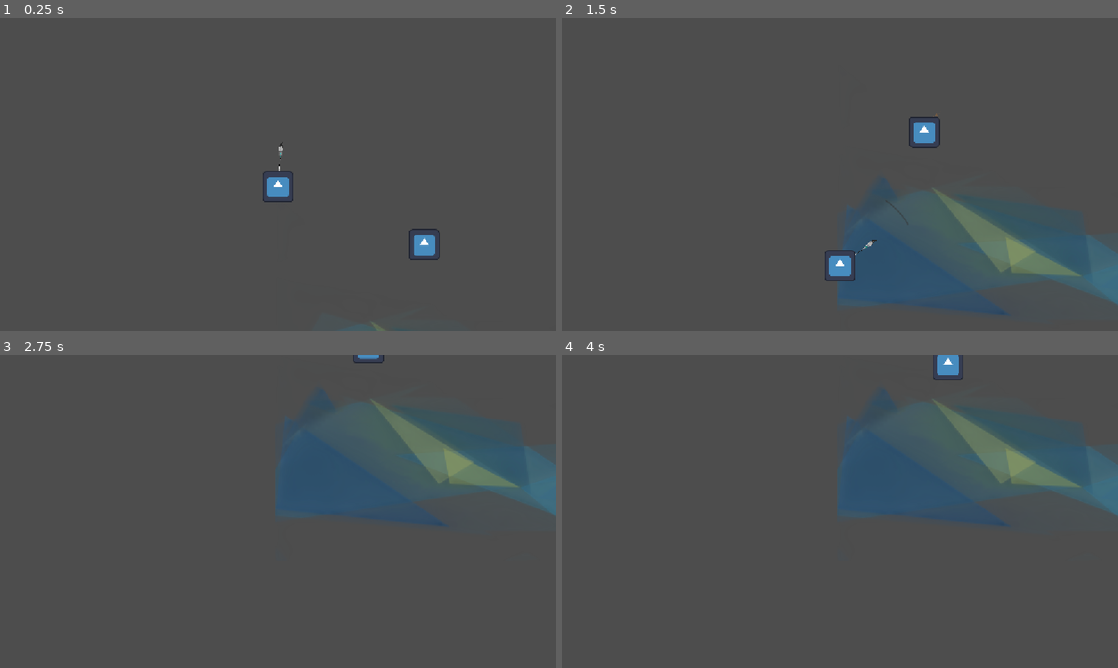
Above: before the commit, frames 1-4 (two rows, left to right).
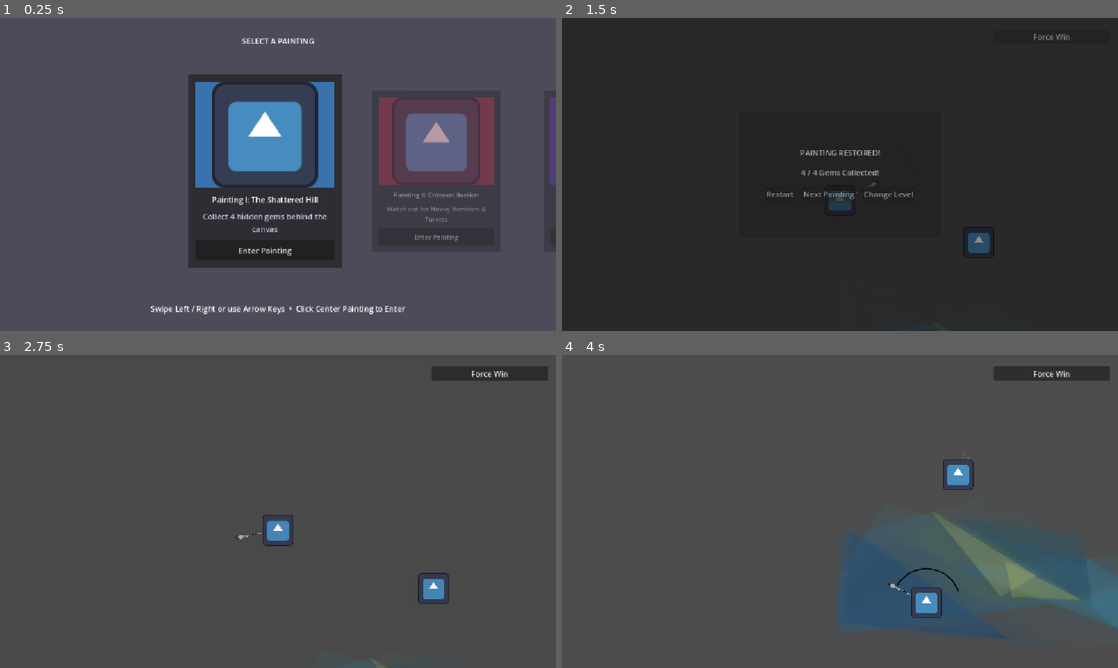
Above: after the commit, the same moments.

Repository: VSathvikReddy/Let-s-figure-it-out
Game: Godot game, scene res://levels/LevelSelect.tscn
The game is run twice, just before and just after one commit, with the same random seed, the same clock (stepped at 60 frames per second) and the same inputs. Before the commit the project starts from res://demo.tscn. The engine's default icon, where the game draws it, is replaced by a stand-in: a white triangle on a blue panel in a dark square. Sound files missing from this copy of the repository are replaced by a short silence.
Inputs (mouse positions are in pixels of both pictures, inside the frame that each line leads up to):
- Up to frame 1 (0.25 s): no input
- Up to frame 2 (1.5 s): click (840, 252) at 0.5 s, where only the run after the commit has a clickable "Enter Painting"; click (1051, 36) at 1.25 s, where only the run after the commit has a clickable "Force Win"
- Up to frame 3 (2.75 s): click (216, 530) at 2 s, where only the run after the commit has a clickable "Restart"
- Up to frame 4 (4 s): move the mouse to (962, 495) at 2.77 s; hold Right (move_right) 2.78-3.5 s; tap Space (attack) at 2.85 s; click (962, 495) at 2.92 s; drag from (728, 527) to (940, 358) at 3.52 s

The runs differ from the first frame. In frame 1, 21% of the frame differs, in the area x 27-100%, y 6-100%; in frame 2, 99%, in the area x 0-100%, y 0-100%; in frame 3, 13%; in frame 4, 19%.

Commit message:
level selector and win screen

Diff:
--- a/demo.tscn
+++ b/demo.tscn
@@ -13,6 +13,7 @@
 [ext_resource type="PackedScene" uid="uid://bnp6j87rr6nc6" path="res://player/player.tscn" id="11_1lmwf"]
 [ext_resource type="PackedScene" uid="uid://bgggmdmw3ihsv" path="res://enemies/bomber/heavy_bomber.tscn" id="12_svejp"]
 [ext_resource type="PackedScene" uid="uid://cytjvhjptoas" path="res://enemies/cannon/cannon.tscn" id="13_36gju"]
+[ext_resource type="PackedScene" uid="uid://c50bwdl722kae" path="res://enemies/bat/bat.tscn" id="14_tql22"]
 
 [node name="Demo" type="Node2D" unique_id=1005141647]
 
@@ -70,3 +71,6 @@
 
 [node name="Cannon" parent="." unique_id=1728814908 instance=ExtResource("13_36gju")]
 position = Vector2(1043, 60)
+
+[node name="Thrower" parent="." unique_id=1032862699 instance=ExtResource("14_tql22")]
+position = Vector2(1479, -145)
--- /dev/null
+++ b/levels/LevelManager.tscn
@@ -0,0 +1,95 @@
+[gd_scene format=3 uid="uid://cctbr5eujvsht"]
+
+[ext_resource type="Script" uid="uid://ci3m36ew5euai" path="res://levels/level_manager.gd" id="1_50qy4"]
+
+[node name="LevelManager" type="CanvasLayer" unique_id=1051921469]
+process_mode = 3
+layer = 100
+script = ExtResource("1_50qy4")
+
+[node name="FadeOverlay" type="ColorRect" parent="." unique_id=463675148]
+anchors_preset = 15
+anchor_right = 1.0
+anchor_bottom = 1.0
+grow_horizontal = 2
+grow_vertical = 2
+mouse_filter = 2
+color = Color(0, 0, 0, 0.99607843)
+
+[node name="DebugWinButton" type="Button" parent="." unique_id=49095362]
+offset_left = 894.0
+offset_top = 23.0
+offset_right = 1136.0
+offset_bottom = 54.0
+text = "Force Win"
+
+[node name="WinScreen" type="Control" parent="." unique_id=728180278]
+layout_mode = 3
+anchors_preset = 15
+anchor_right = 1.0
+anchor_bottom = 1.0
+grow_horizontal = 2
+grow_vertical = 2
+
+[node name="DimBackground" type="ColorRect" parent="WinScreen" unique_id=708150142]
+layout_mode = 1
+anchors_preset = 15
+anchor_right = 1.0
+anchor_bottom = 1.0
+grow_horizontal = 2
+grow_vertical = 2
+color = Color(0, 0, 0, 0.75000006)
+
+[node name="CardPanel" type="PanelContainer" parent="WinScreen" unique_id=1680375586]
+custom_minimum_size = Vector2(420, 260)
+layout_mode = 1
+anchors_preset = 8
+anchor_left = 0.5
+anchor_top = 0.5
+anchor_right = 0.5
+anchor_bottom = 0.5
+offset_left = -20.0
+offset_top = -31.0
+offset_right = 20.0
+offset_bottom = 31.0
+grow_horizontal = 2
+grow_vertical = 2
+
+[node name="MarginContainer" type="MarginContainer" parent="WinScreen/CardPanel" unique_id=138783051]
+layout_mode = 2
+theme_override_constants/margin_left = 24
+theme_override_constants/margin_top = 24
+theme_override_constants/margin_right = 24
+theme_override_constants/margin_bottom = 24
+
+[node name="VBoxContainer" type="VBoxContainer" parent="WinScreen/CardPanel/MarginContainer" unique_id=125985877]
+layout_mode = 2
+theme_override_constants/separation = 18
+alignment = 1
+
+[node name="WinTitle" type="Label" parent="WinScreen/CardPanel/MarginContainer/VBoxContainer" unique_id=1686947187]
+layout_mode = 2
+text = "PAINTING RESTORED!"
+horizontal_alignment = 1
+
+[node name="GemSummary" type="Label" parent="WinScreen/CardPanel/MarginContainer/VBoxContainer" unique_id=161943014]
+layout_mode = 2
+text = "4 / 4 Hidden Gems Collected"
+horizontal_alignment = 1
+
+[node name="ButtonRow" type="HBoxContainer" parent="WinScreen/CardPanel/MarginContainer/VBoxContainer" unique_id=851507598]
+layout_mode = 2
+theme_override_constants/separation = 12
+alignment = 1
+
+[node name="RestartButton" type="Button" parent="WinScreen/CardPanel/MarginContainer/VBoxContainer/ButtonRow" unique_id=502845894]
+layout_mode = 2
+text = "Restart"
+
+[node name="NextLevelButton" type="Button" parent="WinScreen/CardPanel/MarginContainer/VBoxContainer/ButtonRow" unique_id=270592501]
+layout_mode = 2
+text = "Next Painting"
+
+[node name="MenuButton" type="Button" parent="WinScreen/CardPanel/MarginContainer/VBoxContainer/ButtonRow" unique_id=996777813]
+layout_mode = 2
+text = "Change Level"
--- /dev/null
+++ b/levels/LevelSelect.tscn
@@ -0,0 +1,51 @@
+[gd_scene format=3 uid="uid://b0q3sil2knggc"]
+
+[ext_resource type="Script" uid="uid://egy7ievpbiey" path="res://levels/level_select.gd" id="1_5rv0k"]
+
+[node name="LevelSelect" type="Control" unique_id=1227965324]
+layout_mode = 3
+anchors_preset = 15
+anchor_right = 1.0
+anchor_bottom = 1.0
+grow_horizontal = 2
+grow_vertical = 2
+script = ExtResource("1_5rv0k")
+
+[node name="Background" type="ColorRect" parent="." unique_id=259954645]
+layout_mode = 1
+anchors_preset = 15
+anchor_right = 1.0
+anchor_bottom = 1.0
+grow_horizontal = 2
+grow_vertical = 2
+mouse_filter = 1
+color = Color(0.29337206, 0.29337206, 0.3491902, 1)
+
+[node name="HeaderLabel" type="Label" parent="." unique_id=1338042242]
+layout_mode = 1
+anchors_preset = 10
+anchor_right = 1.0
+offset_top = 36.0
+offset_bottom = 85.0
+grow_horizontal = 2
+text = "SELECT A PAINTING
+"
+horizontal_alignment = 1
+
+[node name="HintLabel" type="Label" parent="." unique_id=1872927269]
+layout_mode = 1
+anchors_preset = 12
+anchor_top = 1.0
+anchor_right = 1.0
+anchor_bottom = 1.0
+offset_top = -58.0
+offset_bottom = -35.0
+grow_horizontal = 2
+grow_vertical = 0
+text = "Swipe Left / Right or use Arrow Keys  •  Click Center Painting to Enter"
+horizontal_alignment = 1
+
+[node name="CardsPivot" type="Control" parent="." unique_id=1351518182]
+anchors_preset = 0
+offset_right = 40.0
+offset_bottom = 40.0
--- /dev/null
+++ b/levels/level_manager.gd
@@ -0,0 +1,168 @@
+extends CanvasLayer
+
+# Emitted when the player collects all 4 gems OR clicks the debug win button
+signal won
+
+# --- LEVEL DATABASE (Add your new level .tscn paths here) ---
+var levels: Array[Dictionary] = [
+	{
+		"title": "Painting I: The Shattered Hill",
+		"subtitle": "Collect 4 hidden gems behind the canvas",
+		"scene_path": "res://demo.tscn", # Using your existing demo.tscn as Level 1
+		"preview_color": Color(0.22, 0.45, 0.68)
+	},
+	{
+		"title": "Painting II: Crimson Bastion",
+		"subtitle": "Watch out for Heavy Bombers & Turrets",
+		"scene_path": "res://demo.tscn", # Replace with level_2.tscn when ready
+		"preview_color": Color(0.68, 0.22, 0.32)
+	},
+	{
+		"title": "Painting III: The Void Gallery",
+		"subtitle": "Toggle the Veil (J) to see unseen paths",
+		"scene_path": "res://demo.tscn", # Replace with level_3.tscn when ready
+		"preview_color": Color(0.42, 0.24, 0.68)
+	}
+]
+
+const LEVEL_SELECT_PATH: String = "res://levels/LevelSelect.tscn"
+const GEMS_TO_WIN: int = 4
+
+var current_level_index: int = 0
+var current_gems: int = 0
+var is_transitioning: bool = false
+var level_already_won: bool = false
+
+# --- NODE REFERENCES ---
+@onready var fade_overlay: ColorRect = $FadeOverlay
+@onready var debug_win_button: Button = $DebugWinButton
+@onready var win_screen: Control = $WinScreen
+@onready var gem_summary_label: Label = $WinScreen/CardPanel/MarginContainer/VBoxContainer/GemSummary
+@onready var restart_button: Button = $WinScreen/CardPanel/MarginContainer/VBoxContainer/ButtonRow/RestartButton
+@onready var next_level_button: Button = $WinScreen/CardPanel/MarginContainer/VBoxContainer/ButtonRow/NextLevelButton
+@onready var menu_button: Button = $WinScreen/CardPanel/MarginContainer/VBoxContainer/ButtonRow/MenuButton
+
+
+func _ready() -> void:
+	# Start with overlays hidden
+	fade_overlay.modulate.a = 0.0
+	win_screen.visible = false
+
+	# Connect the "won" signal to our win screen handler
+	won.connect(_on_player_won)
+
+	# Connect UI Buttons
+	debug_win_button.pressed.connect(_on_debug_win_button_pressed)
+	restart_button.pressed.connect(restart_current_level)
+	next_level_button.pressed.connect(load_next_level)
+	menu_button.pressed.connect(go_to_level_select)
+
+
+# --- GEM COLLECTION & WIN CHECK ---
+
+func register_gem_collected(total_collected_by_player: int) -> void:
+	if level_already_won:
+		return
+
+	current_gems = total_collected_by_player
+	print("[LevelManager] Gems collected: ", current_gems, " / ", GEMS_TO_WIN)
+
+	if current_gems >= GEMS_TO_WIN:
+		won.emit()
+
+
+func _on_debug_win_button_pressed() -> void:
+	if level_already_won:
+		return
+	current_gems = GEMS_TO_WIN
+	print("[LevelManager] Debug Win Button clicked! Emitting 'won' signal...")
+	won.emit()
+
+
+func _on_player_won() -> void:
+	if level_already_won:
+		return
+	level_already_won = true
+
+	# 1. PAUSE THE GAMEPLAY IN THE BACKGROUND
+	get_tree().paused = true
+	# 2. Stop and freeze the player if they use PROCESS_MODE_ALWAYS
+	var player: CharacterBody2D = get_tree().get_first_node_in_group("player") as CharacterBody2D
+	if is_instance_valid(player):
+		player.velocity = Vector2.ZERO
+		player.process_mode = Node.PROCESS_MODE_DISABLED # Disables player physics and input completely
+	gem_summary_label.text = "%d / %d Gems Collected!" % [current_gems, GEMS_TO_WIN]
+
+	var has_next_level: bool = (current_level_index + 1) < levels.size()
+	next_level_button.disabled = not has_next_level
+	next_level_button.text = "Next Painting" if has_next_level else "All Paintings Clear!"
+
+	# Smooth pop-in animation for the Win Screen
+	# (Note: Using 'tween.set_pause_mode(Tween.TWEEN_PAUSE_PROCESS)' ensures the
+	# fade-in tween still plays even though the game tree is paused!)
+	win_screen.visible = true
+	win_screen.modulate.a = 0.0
+	var tween: Tween = create_tween().set_pause_mode(Tween.TWEEN_PAUSE_PROCESS)
+	tween.tween_property(win_screen, "modulate:a", 1.0, 0.3)
+
+
+# --- LEVEL LOADING & FADE TRANSITIONS ---
+
+func load_level(level_index: int) -> void:
+	if level_index < 0 or level_index >= levels.size():
+		push_warning("[LevelManager] Invalid level index: " + str(level_index))
+		return
+
+	current_level_index = level_index
+	var target_path: String = levels[current_level_index]["scene_path"]
+	_transition_to_scene(target_path, true)
+
+
+func restart_current_level() -> void:
+	load_level(current_level_index)
+
+
+func load_next_level() -> void:
+	if current_level_index + 1 < levels.size():
+		load_level(current_level_index + 1)
+	else:
+		go_to_level_select()
+
+
+func go_to_level_select() -> void:
+	_transition_to_scene(LEVEL_SELECT_PATH, false)
+
+
+func _transition_to_scene(scene_path: String, is_gameplay_level: bool) -> void:
+	if is_transitioning:
+		return
+	is_transitioning = true
+	print("hi")
+	# 2. ENSURE GAME IS UNPAUSED BEFORE CHANGING SCENES
+	# (If the win screen was active, the tree was paused. We must unpause
+	# so change_scene_to_file and the fade tweens are allowed to process)
+	get_tree().paused = false
+
+	# 1. Fade Out to Black (using PAUSE_PROCESS just in case)
+	var fade_out: Tween = create_tween().set_pause_mode(Tween.TWEEN_PAUSE_PROCESS)
+	fade_out.tween_property(fade_overlay, "modulate:a", 1.0, 0.35)
+	await fade_out.finished
+
+	# 2. Reset level state
+	win_screen.visible = false
+	level_already_won = false
+	current_gems = 0
+
+	# Hide the debug win button when inside the Level Select menu
+	debug_win_button.visible = is_gameplay_level
+
+	# 3. Switch the scene
+	get_tree().change_scene_to_file(scene_path)
+	await get_tree().process_frame
+
+	# 4. Fade In from Black
+	var fade_in: Tween = create_tween()
+	fade_in.tween_property(fade_overlay, "modulate:a", 0.0, 0.35)
+	await fade_in.finished
+
+	is_transitioning = false
--- /dev/null
+++ b/levels/level_select.gd
@@ -0,0 +1,161 @@
+extends Control
+
+# Card layout settings (easy to tweak in the Inspector)
+@export var card_size: Vector2 = Vector2(320, 400)
+@export var card_spacing: float = 380.0
+@export var swipe_threshold: float = 60.0 # Pixels needed to swipe to the next card
+@export var slide_smoothness: float = 10.0
+
+@onready var cards_pivot: Control = $CardsPivot
+
+var selected_index: int = 0
+var card_nodes: Array[PanelContainer] = []
+
+# Swipe tracking variables
+var is_dragging: bool = false
+var drag_start_x: float = 0.0
+var drag_offset_x: float = 0.0
+
+
+func _ready() -> void:
+	# Hide the debug win button while browsing the gallery
+	LevelManager.debug_win_button.visible = false
+	selected_index = LevelManager.current_level_index
+
+	_create_painting_cards()
+
+
+# Dynamically builds a placeholder Painting Card for each entry in LevelManager.levels
+func _create_painting_cards() -> void:
+	for i in range(LevelManager.levels.size()):
+		var level_data: Dictionary = LevelManager.levels[i]
+
+		# 1. Outer Painting Frame (Card)
+		var card := PanelContainer.new()
+		card.custom_minimum_size = card_size
+		card.size = card_size
+		card.pivot_offset = card_size / 2.0
+		card.mouse_filter = Control.MOUSE_FILTER_PASS
+
+		# 2. Inner Layout
+		var margin := MarginContainer.new()
+		margin.add_theme_constant_override("margin_left", 16)
+		margin.add_theme_constant_override("margin_right", 16)
+		margin.add_theme_constant_override("margin_top", 16)
+		margin.add_theme_constant_override("margin_bottom", 16)
+		card.add_child(margin)
+
+		var vbox := VBoxContainer.new()
+		vbox.add_theme_constant_override("separation", 12)
+		margin.add_child(vbox)
+
+		# 3. Placeholder Painting Canvas (ColorRect + Godot Icon placeholder)
+		var painting_bg := ColorRect.new()
+		painting_bg.color = level_data["preview_color"]
+		painting_bg.custom_minimum_size = Vector2(280, 220)
+		painting_bg.mouse_filter = Control.MOUSE_FILTER_PASS
+		vbox.add_child(painting_bg)
+
+		var placeholder_art := TextureRect.new()
+		placeholder_art.texture = preload("res://icon.svg")
+		placeholder_art.expand_mode = TextureRect.EXPAND_IGNORE_SIZE
+		placeholder_art.stretch_mode = TextureRect.STRETCH_KEEP_ASPECT_CENTERED
+		placeholder_art.set_anchors_preset(Control.PRESET_FULL_RECT)
+		placeholder_art.mouse_filter = Control.MOUSE_FILTER_PASS
+		painting_bg.add_child(placeholder_art)
+
+		# 4. Painting Title & Gem Objective Subtitle
+		var title_label := Label.new()
+		title_label.text = level_data["title"]
+		title_label.horizontal_alignment = HORIZONTAL_ALIGNMENT_CENTER
+		title_label.autowrap_mode = TextServer.AUTOWRAP_WORD_SMART
+		vbox.add_child(title_label)
+
+		var sub_label := Label.new()
+		sub_label.text = level_data["subtitle"]
+		sub_label.horizontal_alignment = HORIZONTAL_ALIGNMENT_CENTER
+		sub_label.autowrap_mode = TextServer.AUTOWRAP_WORD_SMART
+		sub_label.modulate = Color(0.75, 0.75, 0.85)
+		vbox.add_child(sub_label)
+
+		# 5. Play / Enter Painting Button
+		var enter_button := Button.new()
+		enter_button.text = "Enter Painting"
+		enter_button.custom_minimum_size = Vector2(0, 42)
+		enter_button.pressed.connect(func() -> void: _on_card_chosen(i))
+		vbox.add_child(enter_button)
+
+		cards_pivot.add_child(card)
+		card_nodes.append(card)
+
+
+func _process(delta: float) -> void:
+	var screen_center: Vector2 = get_viewport_rect().size / 2.0
+
+	# Smoothly glide each card into its carousel position
+	for i in range(card_nodes.size()):
+		var card: PanelContainer = card_nodes[i]
+		var index_offset: int = i - selected_index
+
+		var target_x: float = screen_center.x - (card_size.x / 2.0) + (index_offset * card_spacing) + drag_offset_x
+		var target_y: float = screen_center.y - (card_size.y / 2.0)
+
+		card.position.x = lerpf(card.position.x, target_x, slide_smoothness * delta)
+		card.position.y = lerpf(card.position.y, target_y, slide_smoothness * delta)
+
+		# Make the center card pop out and dim the side cards
+		var is_center_card: bool = (i == selected_index)
+		var target_scale: Vector2 = Vector2.ONE if is_center_card else Vector2(0.82, 0.82)
+		var target_alpha: float = 1.0 if is_center_card else 0.45
+
+		card.scale = card.scale.lerp(target_scale, slide_smoothness * delta)
+		card.modulate.a = lerpf(card.modulate.a, target_alpha, slide_smoothness * delta)
+
+
+# --- SWIPE & KEYBOARD INPUT HANDLING ---
+
+func _input(event: InputEvent) -> void:
+	# 1. Mouse / Touch Drag Start & End
+	if event is InputEventMouseButton and event.button_index == MOUSE_BUTTON_LEFT:
+		if event.pressed:
+			is_dragging = true
+			drag_start_x = event.position.x
+			drag_offset_x = 0.0
+		else:
+			if is_dragging:
+				is_dragging = false
+				_evaluate_swipe()
+
+	# 2. Mouse / Touch Dragging Motion
+	elif event is InputEventMouseMotion and is_dragging:
+		drag_offset_x = event.position.x - drag_start_x
+
+	# 3. Keyboard Navigation (A / D or Left / Right Arrows)
+	elif event.is_action_pressed("move_right") or event.is_action_pressed("ui_right"):
+		_change_selection(selected_index + 1)
+	elif event.is_action_pressed("move_left") or event.is_action_pressed("ui_left"):
+		_change_selection(selected_index - 1)
+
+
+func _evaluate_swipe() -> void:
+	# Swiped Left -> Next Card
+	if drag_offset_x < -swipe_threshold:
+		_change_selection(selected_index + 1)
+	# Swiped Right -> Previous Card
+	elif drag_offset_x > swipe_threshold:
+		_change_selection(selected_index - 1)
+
+	drag_offset_x = 0.0
+
+
+func _change_selection(new_index: int) -> void:
+	selected_index = clampi(new_index, 0, card_nodes.size() - 1)
+
+
+func _on_card_chosen(card_index: int) -> void:
+	# If the player clicks a side card, slide it to the center first
+	if card_index != selected_index:
+		_change_selection(card_index)
+	else:
+		# If it's already centered, fade out and load that painting level!
+		LevelManager.load_level(card_index)
--- a/player/player.gd
+++ b/player/player.gd
@@ -39,6 +39,7 @@
 
 func collect_gem(gem:Gem)->void:
 	gems_collected += 1
+	LevelManager.register_gem_collected(gems_collected)
 	gem.queue_free()
 
 func _ready() -> void:
--- a/project.godot
+++ b/project.godot
@@ -11,13 +11,14 @@
 [application]
 
 config/name="paint"
-run/main_scene="uid://mxji7wtto15g"
+run/main_scene="uid://b0q3sil2knggc"
 config/features=PackedStringArray("4.7", "Forward Plus")
 config/icon="res://icon.svg"
 
 [autoload]
 
 PaintCanvas="*uid://055rj44ske8j"
+LevelManager="*uid://cctbr5eujvsht"
 
 [display]
 
Not shown, added: levels/level_manager.gd.uid
Not shown, added: levels/level_select.gd.uid
